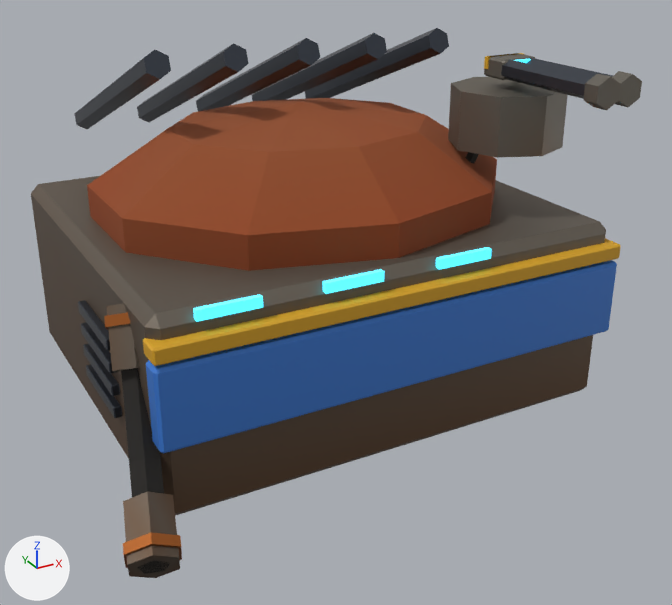
What one commit did to the glTF model public/models/armement.glb.
Camera for both pictures: a 50 mm camera at (-2.22, -4.33, 2.56) aimed at (0.04, -0.21, 0.5). Every picture has the same lights, and +X, +Y and +Z are marked at lower left. The picture after the commit comes second. Vertices at exactly the same position are counted once.

The older version as bpy lines, for what is in view:
```python
ob_armement = bpy.data.objects.new('armement', me_cube)
ob_armement.location = (0.0, 0.1, 0.5)
```
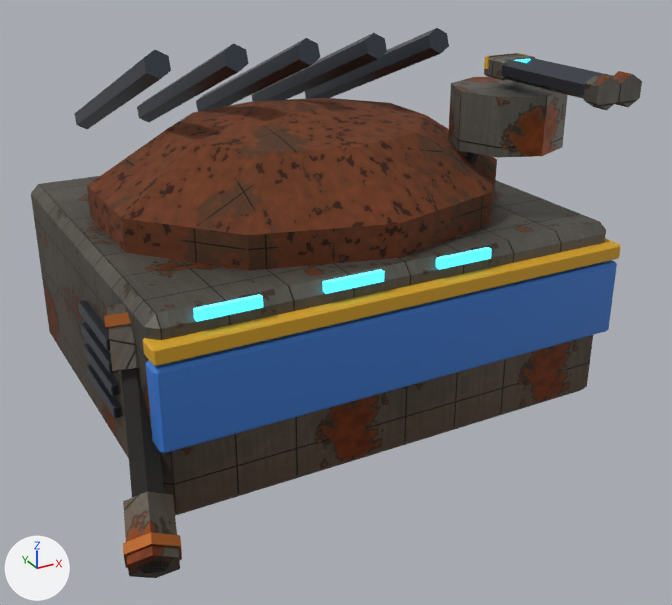
What differs and where, as boxes [x1, y1, x2, y2] in the pictures (672 x 605 px):
'armement', surface changed
    both: [34, 48, 642, 572]
part 1 of me_cube, surface changed
    both: [34, 48, 642, 572]
part 2 of me_cube, recoloured
    both: [34, 54, 642, 572]

The change, as a list of edits to the scene's bpy script:
```text
Add img_zrust_tex:
    img_zrust_tex = load_image('zrust_tex', '_unpacked/zrust_tex', 512, 512, 'sRGB')
Add img_zsteel_tex:
    img_zsteel_tex = load_image('zsteel_tex', '_unpacked/zsteel_tex', 512, 512, 'sRGB')
Change mat_zsteel:
    where n2 = _N.new('ShaderNodeMix'); n2.name = 'Mix'
    n2.inputs[7].default_value: (0.188, 0.171, 0.144, 1.0) -> (0.27, 0.254, 0.216, 1.0)  # 'B', grey #78736a -> 'B', grey #8e8a80
    add n4 = _N.new('ShaderNodeMix'); n4.name = 'Mix.001'
    add n4.data_type = 'RGBA'
    add n4.blend_type = 'MULTIPLY'
    add n4.inputs[0].default_value = 1.0  # 'Factor'
    add n5 = _N.new('ShaderNodeTexImage'); n5.name = 'Image Texture'
    add n5.image = img_zsteel_tex
    where n3 = _N.new('ShaderNodeVertexColor'); n3.name = 'Color Attribute'
    remove _L.new(n3.outputs[0], n2.inputs[6])  # 'Color' to 'A'
    add _L.new(n4.outputs[2], n2.inputs[6])  # 'Result' to 'A'
    add _L.new(n3.outputs[0], n4.inputs[7])  # 'Color' to 'B'
    add _L.new(n5.outputs[0], n4.inputs[6])  # 'Color' to 'A'
Change mat_zrust:
    add n4 = _N.new('ShaderNodeMix'); n4.name = 'Mix.001'
    add n4.data_type = 'RGBA'
    add n4.blend_type = 'MULTIPLY'
    add n4.inputs[0].default_value = 1.0  # 'Factor'
    add n5 = _N.new('ShaderNodeTexImage'); n5.name = 'Image Texture'
    add n5.image = img_zrust_tex
    where n3 = _N.new('ShaderNodeVertexColor'); n3.name = 'Color Attribute'
    where n2 = _N.new('ShaderNodeMix'); n2.name = 'Mix'
    remove _L.new(n3.outputs[0], n2.inputs[6])  # 'Color' to 'A'
    add _L.new(n4.outputs[2], n2.inputs[6])  # 'Result' to 'A'
    add _L.new(n3.outputs[0], n4.inputs[7])  # 'Color' to 'B'
    add _L.new(n5.outputs[0], n4.inputs[6])  # 'Color' to 'A'
Change me_cube:
    where me_cube.from_pydata(...)  # 662 vertices, 1132 faces; spans x -1.51..1.26, y -1.46..1.43, z -0.55..1.39
    used by ob_armement; location = (0.0, 0.1, 0.5)
    me_cube part 1: 1132 kept faces spanning x -1.51..1.26, y -1.46..1.43, z -0.55..1.39 get new texture (UV) coordinates
    me_cube part 2: 234 kept faces spanning x -1.51..1.25, y -1.46..1.1, z -0.55..1.33 get new vertex colours
```
